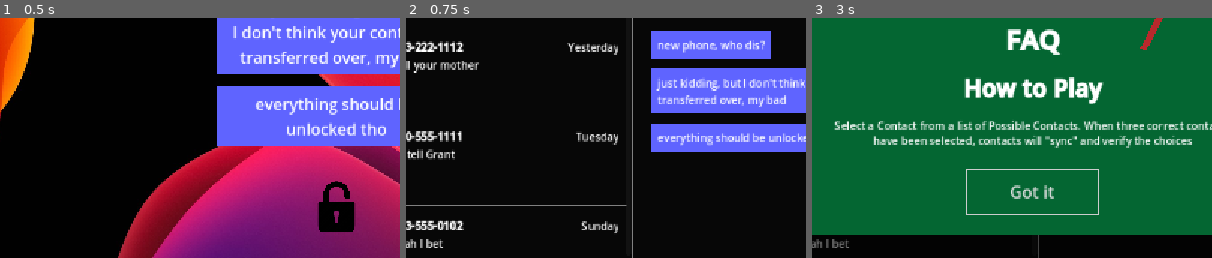
Above: before the commit, frames 1-3 (left to right).
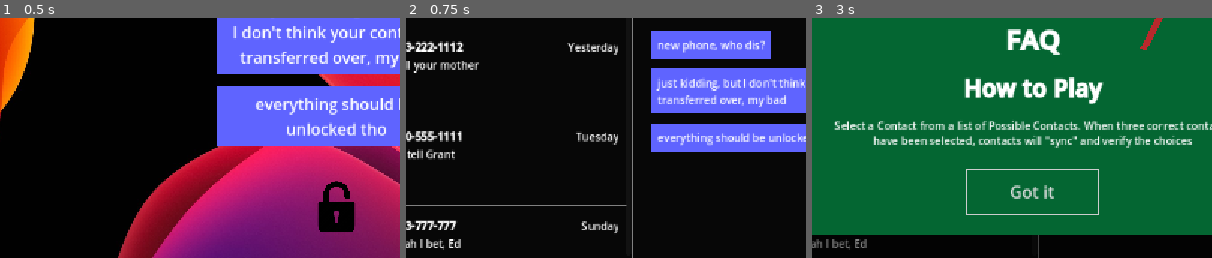
Above: after the commit, the same moments.

Repository: cyschneck/new-phone-who-dis
Game: Godot game, scene res://scenes/_main/start_menu.tscn
Two runs of this game, one before a commit and one after it. Both use one fixed random seed, a clock stepped at 60 frames per second and the inputs below. The engine's default icon, where the game draws it, is replaced by a stand-in: a white triangle on a blue panel in a dark square.
Inputs (mouse positions are % of the whole screen's width and height, from its top left):
- Up to frame 1 (0.5 s): no input
- Up to frame 2 (0.75 s): click (50, 88) at 0.5 s
- Up to frame 3 (3 s): click (18, 22) at 1.27 s; click (96, 6) at 2 s; click (31, 6) at 2.75 s
The pictures show only the part of the screen within x 8-58%, y 48-98%; the shares and areas given below are measured in that part.

Frame 1 is identical in both runs. In frame 2, 0.5% of the frame differs, in the area x 2-15%, y 84-97%; in frame 3, less than 0.1%.

Commit message:
display end credits when all contacts found

Diff:
--- a/new-phone-who-dis/data/contact_list.json
+++ b/new-phone-who-dis/data/contact_list.json
@@ -3,7 +3,7 @@
 		"first_name": "Issac",
 		"last_name": "Honeylick",
 		"icon": "icon_path",
-		"description": "This is a description, IH",
+		"description": "This is a description, IH, 111-111-1111",
 		"number": "111-111-1111",
 		"ringtone": "Smooth Jazz",
 		"recent_calls": {
@@ -16,7 +16,7 @@
 		"first_name": "Echo",
 		"last_name": "Wintermute",
 		"icon": "icon_path",
-		"description": "This is a description, EW",
+		"description": "This is a description, EW, 303-891-0123",
 		"number": "303-891-0123",
 		"ringtone": "Rock and Roll",
 		"recent_calls": {
@@ -29,7 +29,7 @@
 		"first_name": "Grant",
 		"last_name": "Monument",
 		"icon": "icon_path",
-		"description": "This is a description, GM, roommate",
+		"description": "This is a description, GM, roommate, 303-333-333",
 		"number": "303-333-333",
 		"ringtone": "Bell Tower",
 		"recent_calls": {
@@ -42,7 +42,7 @@
 		"first_name": "Dough",
 		"last_name": "Nutty",
 		"icon": "icon_path",
-		"description": "This is a description, DN, job",
+		"description": "This is a description, DN, job, 303-444-4444",
 		"number": "303-444-4444",
 		"ringtone": "Alarm",
 		"recent_calls": {
@@ -55,7 +55,7 @@
 		"first_name": "Naval Observatory Standard Time",
 		"last_name": "",
 		"icon": "icon_path",
-		"description": "This is a description, StandardTime",
+		"description": "This is a description, StandardTime, 202-762-1401",
 		"number": "202-762-1401",
 		"ringtone": "Default",
 		"recent_calls": {
@@ -66,7 +66,7 @@
 		"first_name": "Poison Control",
 		"last_name": "",
 		"icon": "icon_path",
-		"description": "This is a description, poison",
+		"description": "This is a description, poison, 800-222-1222",
 		"number": "800-222-1222",
 		"ringtone": "Default",
 		"recent_calls": {
@@ -77,7 +77,7 @@
 		"first_name": "Eddie",
 		"last_name": "",
 		"icon": "icon_path",
-		"description": "Ignore his lies",
+		"description": "Ignore his lies, 303-777-777",
 		"number": "303-777-777",
 		"ringtone": "Smooth Jazz",
 		"recent_calls": {
@@ -90,7 +90,7 @@
 		"first_name": "Screech",
 		"last_name": "Atwater",
 		"icon": "icon_path",
-		"description": "This is a description, SA",
+		"description": "This is a description, SA, 303-888-8886",
 		"number": "303-888-8886",
 		"ringtone": "Smooth Jazz",
 		"recent_calls": {
@@ -103,7 +103,7 @@
 		"first_name": "Sigrith",
 		"last_name": "Loudermilk",
 		"icon": "icon_path",
-		"description": "This is a description, SL",
+		"description": "This is a description, SL, 303-833-3388",
 		"number": "303-833-3388",
 		"ringtone": "Smooth Jazz",
 		"recent_calls": {
@@ -116,7 +116,7 @@
 		"first_name": "Bathsheba",
 		"last_name": "Bannister",
 		"icon": "icon_path",
-		"description": "This is a description, BB",
+		"description": "This is a description, BB, 999-999-9999",
 		"number": "999-999-9999",
 		"ringtone": "Smooth Jazz",
 		"recent_calls": {
@@ -129,21 +129,8 @@
 		"first_name": "Atheylna",
 		"last_name": "Dinn <3",
 		"icon": "icon_path",
-		"description": "This is a description, AD",
+		"description": "This is a description, AD, 444-555-6669",
 		"number": "444-555-6669",
-		"ringtone": "Smooth Jazz",
-		"recent_calls": {
-			"5/5/2025 10:49 AM": "Outgoing Call 33 seconds",
-			"5/3/2025 10:49 AM": "Missed Call",
-			"10/14/2024 9:05 AM": "Incoming Call 4 minutes"
-		}
-	},
-	"contact 12": {
-		"first_name": "Sabine",
-		"last_name": "",
-		"icon": "icon_path",
-		"description": "This is a description, sabine",
-		"number": "111-222-4444",
 		"ringtone": "Smooth Jazz",
 		"recent_calls": {
 			"5/5/2025 10:49 AM": "Outgoing Call 33 seconds",
@@ -155,7 +142,7 @@
 		"first_name": "Calliope",
 		"last_name": "Farmer",
 		"icon": "icon_path",
-		"description": "This is a description, CF",
+		"description": "This is a description, CF, 666-666-4444",
 		"number": "666-666-4444",
 		"ringtone": "Default",
 		"recent_calls": {
@@ -164,37 +151,11 @@
 			"10/14/2024 9:05 AM": "Incoming Call 4 minutes"
 		}
 	},
-	"contact 14": {
-		"first_name": "Ishmael",
-		"last_name": "Melville",
-		"icon": "icon_path",
-		"description": "This is a description, IM",
-		"number": "191-929-4444",
-		"ringtone": "Smooth Jazz",
-		"recent_calls": {
-			"5/5/2025 10:49 AM": "Outgoing Call 33 seconds",
-			"5/3/2025 10:49 AM": "Missed Call",
-			"10/14/2024 9:05 AM": "Incoming Call 4 minutes"
-		}
-	},
 	"contact 15": {
-		"first_name": "Trinity",
-		"last_name": "Charity",
-		"icon": "icon_path",
-		"description": "This is a description, TC",
-		"number": "202-444-5943",
-		"ringtone": "Smooth Jazz",
-		"recent_calls": {
-			"5/5/2025 10:49 AM": "Outgoing Call 33 seconds",
-			"5/3/2025 10:49 AM": "Missed Call",
-			"10/14/2024 9:05 AM": "Incoming Call 4 minutes"
-		}
-	},
-	"contact 16": {
 		"first_name": "Giles",
 		"last_name": "Deacon",
 		"icon": "icon_path",
-		"description": "This is a description, GD, stepdad",
+		"description": "This is a description, GD, stepdad, 333-222-1112",
 		"number": "333-222-1112",
 		"ringtone": "Sci-fi Chime",
 		"recent_calls": {
@@ -203,11 +164,11 @@
 			"10/14/2024 9:05 AM": "Incoming Call 4 minutes"
 		}
 	},
-	"contact 17": {
+	"contact 16": {
 		"first_name": "Mom",
 		"last_name": "",
 		"icon": "icon_path",
-		"description": "This is description, mom",
+		"description": "This is description, mom, 333-555-1112",
 		"number": "333-555-1112",
 		"ringtone": "Classic Ringtone",
 		"recent_calls": {
@@ -216,24 +177,24 @@
 			"10/14/2024 9:05 AM": "Incoming Call 4 minutes"
 		}
 	},
+	"contact 17": {
+		"first_name": "Dad",
+		"last_name": "",
+		"icon": "icon_path",
+		"description": "Dad, 720-555-0220",
+		"number": "720-555-0220",
+		"ringtone": "Default",
+		"recent_calls": {
+			"5/5/2025 10:49 AM": "Outgoing Call 33 seconds",
+			"5/3/2025 10:49 AM": "Missed Call",
+			"10/14/2024 9:05 AM": "Incoming Call 4 minutes"
+		}
+	},
 	"contact 18": {
-		"first_name": "Dad",
-		"last_name": "",
-		"icon": "icon_path",
-		"description": "Dad",
-		"number": "720-555-0220",
-		"ringtone": "Default",
-		"recent_calls": {
-			"5/5/2025 10:49 AM": "Outgoing Call 33 seconds",
-			"5/3/2025 10:49 AM": "Missed Call",
-			"10/14/2024 9:05 AM": "Incoming Call 4 minutes"
-		}
-	},
-	"contact 19": {
 		"first_name": "Oma",
 		"last_name": "",
 		"icon": "icon_path",
-		"description": "This is a description, grandmother",
+		"description": "This is a description, grandmother, 999-555-9999",
 		"number": "999-555-9999",
 		"ringtone": "Smooth Jazz",
 		"recent_calls": {
@@ -241,11 +202,11 @@
 			"3/14/2025 9:05 AM": "Incoming Call 3 hours"
 		}
 	},
-	"contact 20": {
+	"contact 19": {
 		"first_name": "Tim and Mary",
 		"last_name": "Fisher",
 		"icon": "icon_path",
-		"description": "Landlords",
+		"description": "Landlords, 720-555-1111",
 		"number": "720-555-1111",
 		"ringtone": "Smooth Jazz",
 		"recent_calls": {
@@ -254,20 +215,20 @@
 			"10/14/2024 9:05 AM": "Incoming Call 4 minutes"
 		}
 	},
+	"contact 20": {
+		"first_name": "Boyd",
+		"last_name": "",
+		"icon": "icon_path",
+		"description": "Brother, 303-555-0102",
+		"number": "303-555-0102",
+		"ringtone": "Smooth Jazz",
+		"recent_calls": {
+			"5/5/2025 10:49 AM": "Outgoing Call 33 seconds",
+			"5/3/2025 10:49 AM": "Missed Call",
+			"10/14/2024 9:05 AM": "Incoming Call 4 minutes"
+		}
+	},
 	"contact 21": {
-		"first_name": "Boyd",
-		"last_name": "",
-		"icon": "icon_path",
-		"description": "Brother",
-		"number": "303-555-0102",
-		"ringtone": "Smooth Jazz",
-		"recent_calls": {
-			"5/5/2025 10:49 AM": "Outgoing Call 33 seconds",
-			"5/3/2025 10:49 AM": "Missed Call",
-			"10/14/2024 9:05 AM": "Incoming Call 4 minutes"
-		}
-	},
-	"contact 22": {
 		"first_name": "End",
 		"last_name": "Credits",
 		"icon": "icon_path",
--- a/new-phone-who-dis/data/messages.json
+++ b/new-phone-who-dis/data/messages.json
@@ -62,14 +62,14 @@
 	}
   },
   "message 6": {
-	"contact_name": "Boyd",
+	"contact_name": "Eddie",
 	"messages": {
 		"4/29/2025 Sunday 11:41 AM": {
 		  "sender1": "Miss you",
 		  "sender2": "Miss you"
 		},
 		"4/29/2025 Sunday 1:41 PM": {
-		  "caller1": "yeah I bet",
+		  "caller1": "yeah I bet, Ed",
 		}
 	}
   },
@@ -78,7 +78,7 @@
 	"messages": {
 		"3/16/2025 Sunday 11:42 AM" : {
 		  "sender1": "contact six",
-		  "caller1": "this is the second message2-2",
+		  "caller1": "this is the second message2-2, buzz buzz",
 		}
 	}
   },
@@ -88,7 +88,7 @@
 		"1/6/2025 Monday 11:42 AM" : {
 		  "caller1": "contact seven",
 		  "caller2": "this is the second message2-2",
-		  "caller3": "this is the third message3-2"
+		  "caller3": "this is the third message3-2, snowy"
 		}
 	}
   },
@@ -98,7 +98,7 @@
 		"1/3/2025 Friday 11:42 AM" : {
 		  "sender1":"contact eight",
 		  "caller1": "this is the second message2-2",
-		  "sender2": "this is the third message3-2"
+		  "sender2": "this is the third message3-2, rushmore"
 		}
 	}
   },
@@ -108,17 +108,17 @@
 		"1/2/2025 Thursday 11:42 AM" : {
 		  "sender1": "contact nine",
 		  "sender2": "this is the second message2-2",
-		  "caller1": "this is the third message3-2"
+		  "caller1": "this is the third message3-2, work"
 		}
 	}
   },
   "message 11": {
-	"contact_name": "Eddie",
+	"contact_name": "Boyd",
 	"messages": {
 		"1/2/2025 Thursday 11:42 AM" : {
 		  "caller1": "contact ten",
 		  "sender1": "this is the second message2-2",
-		  "caller2": "this is the third message3-2"
+		  "caller2": "this is the third message3-2, annoying bro"
 		}
 	}
   },
@@ -126,7 +126,7 @@
 	"contact_name": "Sigrith Loudermilk",
 	"messages": {
 		"12/25/2025 Wednesday 5:40 PM": {
-		  "sender1": "Hi, this is your brother's roommate, he gave me your number",
+		  "sender1": "Hi, this is your brother's roommate, Sig, he gave me your number",
 		  "sender2": "Merry Christmas!",
 		  "caller1": "Merry Christmas"
 		}
--- a/new-phone-who-dis/scripts/contacts/contacts_manager.gd
+++ b/new-phone-who-dis/scripts/contacts/contacts_manager.gd
@@ -65,6 +65,17 @@
 			# setup default contact based on first in list
 			first_contact = new_contact_name
 
+	# if end credits not found, do not display as contact option
+	var i = 0
+	for child in contact_list.get_children():
+		if child is RichTextLabel:
+			if "Credits" in child.text:
+				if "End Credits" not in GameManager.correct_and_sync_list:
+					child.visible = false
+					contact_list.get_child(i+1).visible = false
+		i += 1
+
+
 	# select first contact
 	first_contact.set_contact()
 
@@ -108,6 +119,15 @@
 			var new_h_sep = HSeparator.new()
 			popup.add_child(new_h_sep)
 
+	# hide end credits from selection
+	var i = 0
+	for child in popup.get_children():
+		if child is RichTextLabel:
+			if "555-555-5555" in child.text:
+				child.visible = false
+				popup.get_child(i+1).visible = false
+		i += 1
+
 func _on_select_number_pressed() -> void:
 	# display popup
 	populate_number_selection()
--- a/new-phone-who-dis/scripts/managers/correct_popup.gd
+++ b/new-phone-who-dis/scripts/managers/correct_popup.gd
@@ -5,5 +5,5 @@
 	get_tree().paused = false
 	self.queue_free() # delete self
 
-	if len(GameManager.correct_and_sync_list) == 2: #len(contact_list_data.keys()) - 1:
+	if len(GameManager.correct_and_sync_list) == len(GameManager.contact_list_data.keys()) - 1:
 		GameManager.display_new_message_alert()
--- a/new-phone-who-dis/scripts/managers/game_manager.gd
+++ b/new-phone-who-dis/scripts/managers/game_manager.gd
@@ -84,7 +84,7 @@
 					# only add contacts not already synced
 					correct_guesses.append(guess_full_name)
 
-	if len(correct_guesses) == 2:
+	if len(correct_guesses) == 3:
 		# remove existing children
 		var correct_popup = CORRECT_POPUP.instantiate()
 		var correct_answers_box = correct_popup.get_child(1).get_child(1).get_child(0)
--- a/new-phone-who-dis/scripts/messages/messages_manager.gd
+++ b/new-phone-who-dis/scripts/messages/messages_manager.gd
@@ -140,5 +140,13 @@
 			var new_hsep = HSeparator.new()
 			remaining_contacts.add_child(new_hsep)
 
+	# hide "end credits" from selection options
+	var i = 0
+	for child in remaining_contacts.get_children():
+		if child is RichTextLabel:
+			if "End Credits" in child.text:
+				child.visible = false
+				remaining_contacts.get_child(i+1).visible = false
+		i += 1
 	# display popup
 	select_contact_popup.visible = true
